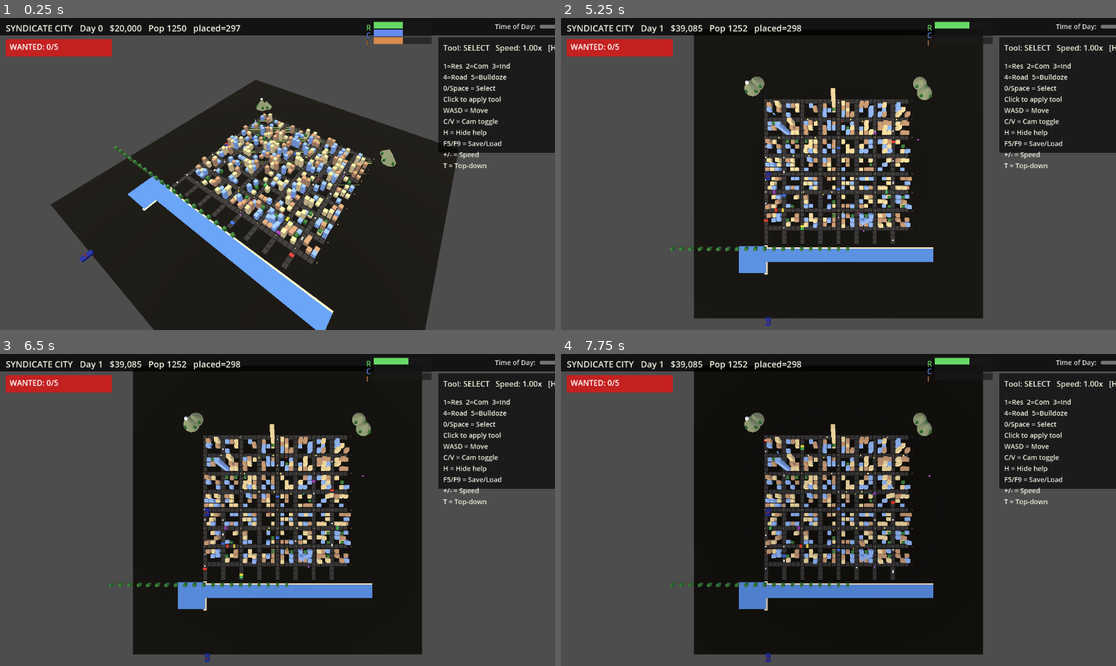
Above: before the commit, frames 1-4 (two rows, left to right).
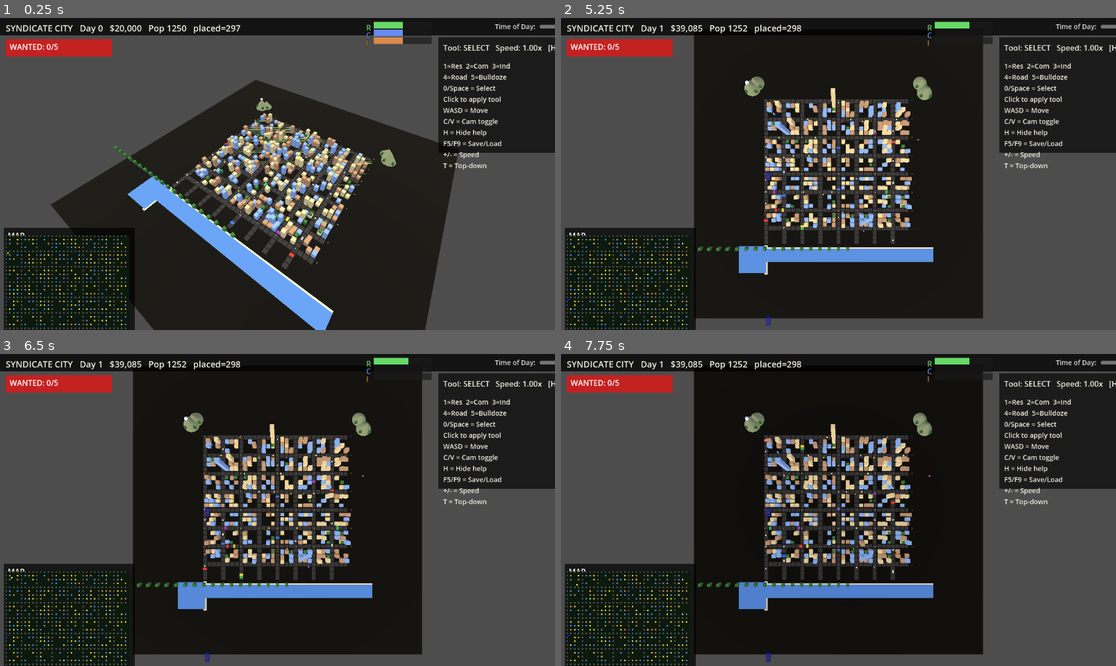
Above: after the commit, the same moments.

Repository: Fedgerick/syndicatecity-2d
Game: Godot game, scene res://main.tscn
The game is run twice, just before and just after one commit, with the same random seed, the same clock (stepped at 60 frames per second) and the same inputs.
Inputs (mouse positions are in pixels of both pictures, inside the frame that each line leads up to):
- Up to frame 1 (0.25 s): no input
- Up to frame 2 (5.25 s): tap Enter every 0.75 s from 0.5 to 4.25 s; move the mouse to (960, 158) at 0.52 s; hold Right (ui_right) 0.53-1.25 s; tap 1 at 0.6 s; click (960, 158) at 0.67 s; tap Space at 0.77, 3.77 s; drag from (727, 189) to (810, 236) at 1.27 s; move the mouse to (894, 105) at 2.02 s; hold Right (ui_right) 2.03-2.75 s; tap 3 at 2.1 s; drag from (810, 236) to (672, 127) at 2.77 s; move the mouse to (1005, 220) at 3.52 s; hold Left (ui_left) 3.53-4.25 s; tap 5 at 3.6 s; drag from (672, 127) to (755, 96) at 4.27 s; move the mouse to (866, 174) at 5.02 s; hold Down (ui_down) from 5.03 s (still down); tap T at 5.1 s; click (866, 174) at 5.17 s
- Up to frame 3 (6.5 s): release Down (ui_down) at 5.75 s; drag from (194, 432) to (166, 525) at 5.77 s
- Up to frame 4 (7.75 s): move the mouse to (960, 494) at 6.52 s; hold Up (ui_up) 6.53-7.25 s; hold C 6.53-7.25 s; tap Space at 6.77 s; drag from (727, 525) to (810, 572) at 7.27 s

The runs differ from the first frame. In frame 1, 6.2% of the frame differs, in the area x 0-25%, y 67-100%; in frame 2, 7.4%; in frame 3, 7.4%; in frame 4, 7.4%.

Commit message:
game: 256x256 minimap in bottom-left
Shows roads (gray), buildings (zone color), police (blue dots),
and player (yellow). Updates every frame.

Diff:
--- a/main.gd
+++ b/main.gd
@@ -85,6 +85,7 @@
 	_build_light_env()
 	_build_camera()
 	_build_player()
+	_build_minimap()
 	_build_hud()
 	demand_bars_root = Node.new()
 	hud_label.add_child(demand_bars_root)
@@ -133,6 +134,7 @@
 		_sim_daily_tick()
 	_refresh_hud()
 	_refresh_wanted_label()
+	_update_minimap()
 
 
 func _sim_daily_tick() -> void:
@@ -244,6 +246,7 @@
 		"bulldoze": _try_bulldoze(hover_cell.x, hover_cell.y)
 	_refresh_hud()
 	_refresh_wanted_label()
+	_update_minimap()
 
 
 func _try_zone(x: int, z: int, color: int) -> void:
@@ -743,6 +746,11 @@
 
 
 var hud_label: Label
+var minimap_image: Image
+var minimap_texture: ImageTexture
+var minimap_sprite: Sprite2D
+var minimap_dirty: bool = true
+var minimap_grid: Dictionary = {}  # key -> color string
 var hud_time_slider: HSlider
 
 func _build_hud() -> void:
@@ -774,6 +782,7 @@
 	cl.add_child(hud_time_slider)
 	_refresh_hud()
 	_refresh_wanted_label()
+	_update_minimap()
 
 
 
@@ -1244,6 +1253,88 @@
 	# Append to HUD via overlay
 	# (We piggyback on hud_label; full overlay below in HUD layer)
 	pass
+
+
+
+func _build_minimap() -> void:
+	# 256x256 minimap in bottom-left corner
+	var w: int = 256
+	var h: int = 256
+	minimap_image = Image.create(w, h, false, Image.FORMAT_RGB8)
+	minimap_image.fill(Color(0.05, 0.10, 0.05))
+	minimap_texture = ImageTexture.create_from_image(minimap_image)
+	var sprite := Sprite2D.new()
+	sprite.texture = minimap_texture
+	sprite.position = Vector2(140, 720 - 140)
+	# Add to a CanvasLayer so it stays on screen
+	var cl := CanvasLayer.new()
+	cl.layer = 5
+	add_child(cl)
+	var bg := ColorRect.new()
+	bg.color = Color(0, 0, 0, 0.7)
+	bg.size = Vector2(w + 16, h + 36)
+	bg.position = Vector2(8, 720 - h - 28)
+	cl.add_child(bg)
+	var title := Label.new()
+	title.text = "MAP"
+	title.position = Vector2(16, 720 - h - 24)
+	title.add_theme_color_override("font_color", Color(1, 1, 1))
+	cl.add_child(title)
+	cl.add_child(sprite)
+	minimap_sprite = sprite
+
+
+func _update_minimap() -> void:
+	if minimap_image == null:
+		return
+	# World extent
+	var w: int = 256
+	var h: int = 256
+	var world_size: float = GRID * CELL  # 64m
+	var scale: float = w / world_size
+	minimap_image.fill(Color(0.05, 0.10, 0.05))
+	# Draw roads
+	for z in range(0, GRID, ROAD_EVERY):
+		for x in range(GRID):
+			var wx: float = _wx(x * CELL)
+			var wz: float = _wz(z * CELL)
+			var px: int = int((wx + world_size / 2.0) * scale)
+			var py: int = int((wz + world_size / 2.0) * scale)
+			draw_dot_on_map(px, py, Color(0.35, 0.35, 0.40))
+	for x in range(0, GRID, ROAD_EVERY):
+		for z in range(GRID):
+			var wx2: float = _wx(x * CELL)
+			var wz2: float = _wz(z * CELL)
+			var px2: int = int((wx2 + world_size / 2.0) * scale)
+			var py2: int = int((wz2 + world_size / 2.0) * scale)
+			draw_dot_on_map(px2, py2, Color(0.35, 0.35, 0.40))
+	# Draw buildings
+	for b in placed_buildings:
+		var bx: float = _wx(b.x * CELL)
+		var bz: float = _wz(b.y * CELL)
+		var px: int = int((bx + world_size / 2.0) * scale)
+		var py: int = int((bz + world_size / 2.0) * scale)
+		var col: Color = Color(0.95, 0.85, 0.30) if b.z == 0 else (Color(0.30, 0.55, 0.95) if b.z == 1 else Color(0.85, 0.55, 0.30))
+		draw_dot_on_map(px, py, col)
+	# Draw police
+	for po in police:
+		var ppx: int = int((po["pos"].x + world_size / 2.0) * scale)
+		var ppy: int = int((po["pos"].z + world_size / 2.0) * scale)
+		draw_dot_on_map(ppx, ppy, Color(0.10, 0.10, 0.95))
+	# Draw player (yellow arrow)
+	var plx: int = int((player_pos.x + world_size / 2.0) * scale)
+	var ply: int = int((player_pos.z + world_size / 2.0) * scale)
+	draw_dot_on_map(plx, ply, Color(1, 1, 0))
+	minimap_texture.update(minimap_image)
+
+
+func draw_dot_on_map(px: int, py: int, col: Color) -> void:
+	for dx in [-1, 0, 1]:
+		for dy in [-1, 0, 1]:
+			var nx: int = px + dx
+			var ny: int = py + dy
+			if nx >= 0 and nx < 256 and ny >= 0 and ny < 256:
+				minimap_image.set_pixel(nx, ny, col)
 
 func save_city() -> void:
 	var data := {
Binary file added: screenshots/map1.png
